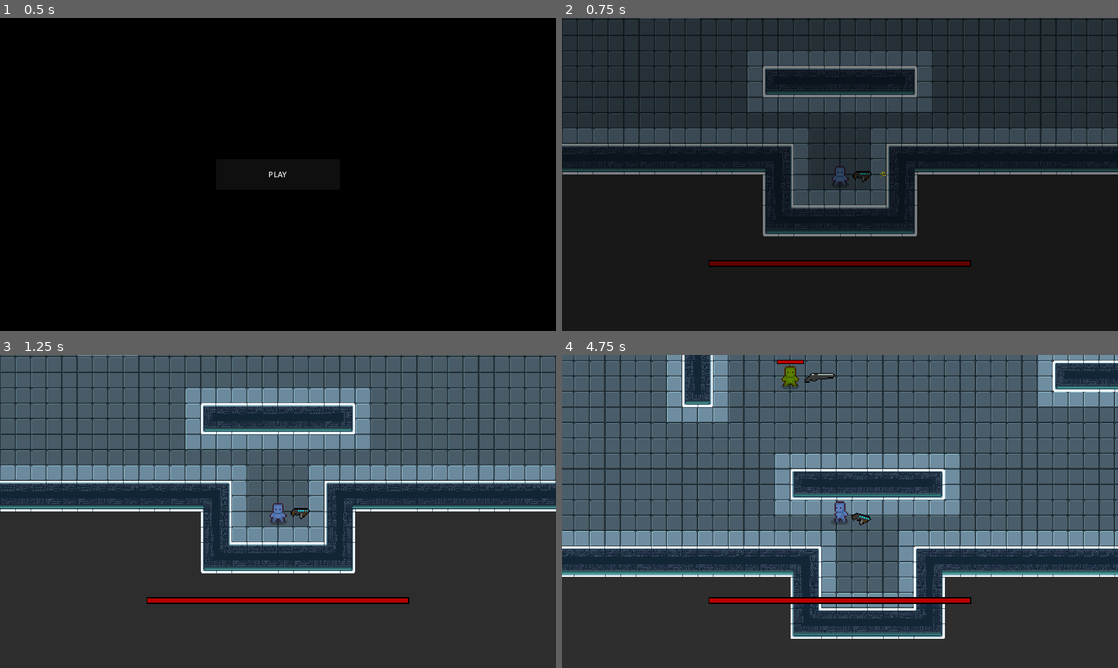
Above: before the commit, frames 1-4 (two rows, left to right).
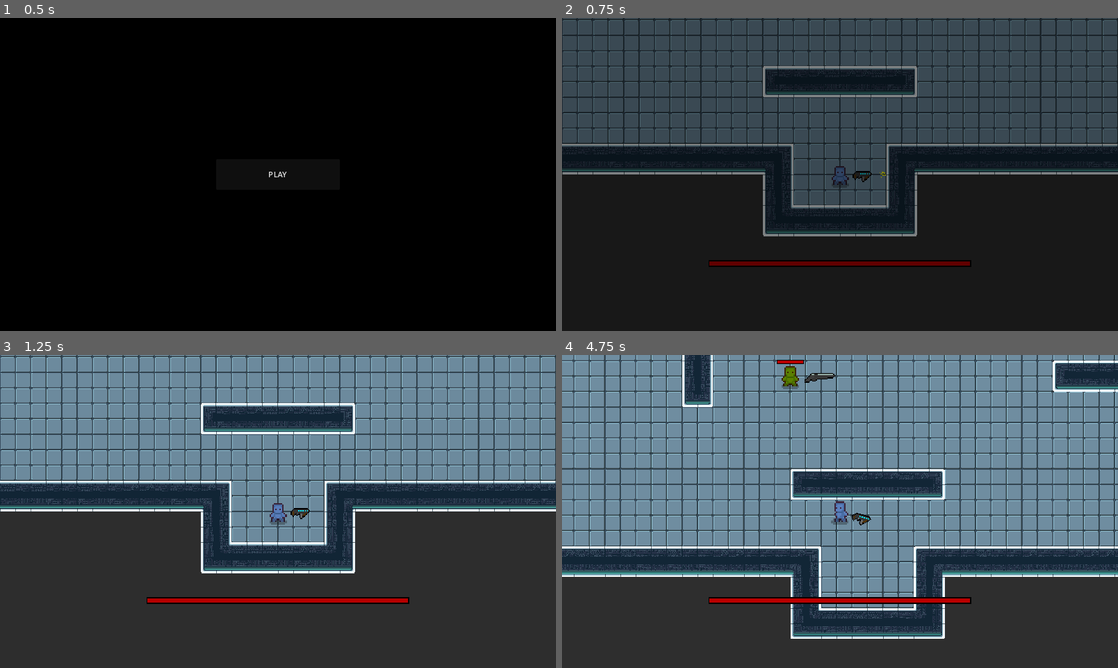
Above: after the commit, the same moments.

Repository: OverlordSock/Commander
Game: Godot game, scene res://scenes/world.tscn
Two runs of this game, one before a commit and one after it. Both use one fixed random seed, a clock stepped at 60 frames per second and the inputs below.
Inputs (mouse positions are in pixels of both pictures, inside the frame that each line leads up to):
- Up to frame 1 (0.5 s): no input
- Up to frame 2 (0.75 s): click "PLAY" at 0.5 s
- Up to frame 3 (1.25 s): no input
- Up to frame 4 (4.75 s): move the mouse to (962, 495) at 1.27 s; hold D (move_right) 1.28-2.03 s; tap 1 (select_pistol) at 1.35, 4.35 s; tap Enter at 2, 3.5 s; move the mouse to (728, 527) at 2.02 s; hold S (move_down) 2.03-2.78 s; tap 3 (select_shotgun) at 2.1 s; tap Space at 2.75 s; move the mouse to (895, 442) at 2.77 s; hold D (move_right) 2.78-3.53 s; tap 2 (select_smg) at 2.85 s; move the mouse to (812, 574) at 3.52 s; hold W (move_up) 3.53-4.28 s; click (812, 574) at 3.6 s; move the mouse to (1006, 558) at 4.27 s; hold A (move_left) from 4.28 s (still down)

Frame 1 is identical in both runs. In frame 2, 25% of the frame differs, in the area x 0-100%, y 0-55%; in frame 3, 29%; in frame 4, 43%, in the area x 0-100%, y 0-76%.

Commit message:
Fixed typos in Commander processing, resolved enemy identity persistence bugs, added provisions to export game to web build
As title

Diff:
--- a/scenes/enemy.tscn
+++ b/scenes/enemy.tscn
@@ -1346,7 +1346,6 @@
 path_desired_distance = 3.0
 target_desired_distance = 3.0
 path_postprocessing = 1
-debug_enabled = true
 
 [node name="IdleMovementTimeout" type="Timer" parent="."]
 wait_time = 3.0
--- a/scenes/enemy_stats.tscn
+++ b/scenes/enemy_stats.tscn
@@ -55,7 +55,7 @@
 offset_top = 256.0
 offset_right = 256.0
 offset_bottom = 288.0
-text = "Defensive Mutation"
+text = "Tactical Mutation"
 horizontal_alignment = 1
 
 [node name="tacticalTitle" type="Button" parent="TacticalLabel"]
--- a/scenes/player.tscn
+++ b/scenes/player.tscn
@@ -1333,7 +1333,7 @@
 offset_right = 150.0
 offset_bottom = 64.0
 scale = Vector2(0.75, 0.75)
-max_value = 300.0
+max_value = 500.0
 
 [node name="Hitbox" type="Area2D" parent="."]
 script = ExtResource("5_5qyrc")
--- a/scenes/world.tscn
+++ b/scenes/world.tscn
@@ -181,7 +181,6 @@
 1:3/0 = 0
 2:3/0 = 0
 3:3/0 = 0
-3:3/0/modulate = Color(0.662452, 0.662452, 0.662452, 1)
 3:3/0/terrain_set = 0
 3:3/0/terrain = 1
 3:3/0/navigation_layer_0/polygon = SubResource("NavigationPolygon_5oi7d")
--- a/scripts/commander_modules/commander.gd
+++ b/scripts/commander_modules/commander.gd
@@ -39,20 +39,27 @@
 
 # Function to evaluate the mutations of an enemy, or assign them if they do not have any
 func evaluateMutations(enemy, report):
+	var hasOffensive : bool = false
+	var hasDefensive : bool = false
 	if enemy.mutations.is_empty():
+		print("Empty mutations list")
 		assignFirstMutations(enemy, report)
 		return
-	elif enemy.mutations.count() < 3:
+	elif enemy.mutations.size() < 3:
 		# Enemy does not have one of each mutation and must be given a new one
 		# This will either be offensive or defensive as tactical is always assigned first
 		for mutation : Mutation in enemy.mutations:
 			# Check for an offensive or defensive mutation to determine which one is missing
 			if mutation.mutationType == "Offensive":
 				# Found an offensive mutation, add a defensive one
-				enemy.mutations.append(assignMutation("Defensive", report))
+				hasOffensive = true
 			elif mutation.mutationType == "Defensive":
 				# Found a defensive mutation, add an offensive one
-				enemy.mutations.append(assignMutation("Offensive", report))
+				hasDefensive = true
+		if hasOffensive and !hasDefensive:
+			enemy.mutations.append(assignMutation("Defensive", report))
+		elif !hasOffensive and hasDefensive:
+			enemy.mutations.append(assignMutation("Offensive", report))
 	# Enemy has three mutations, evaluate them
 	# BUG This will evaluate the new mutation, which has not had time to take effect and so it will likely be considered
 	# unsuccessful and pick a new variant, which is fine because the variant it has is not important yet
@@ -65,7 +72,7 @@
 			# Replace the mutation with a new mutation of the same type
 			enemy.mutations[mutationIndex] = assignMutation(mutation.mutationType, report)
 	var thirdMutation = "none"
-	if enemy.mutations.count() == 3:
+	if enemy.mutations.size() == 3:
 		thirdMutation = enemy.mutations[2].mutationName
 	print("Enemy ",enemy.enemyID," assigned ",enemy.mutations[0].mutationName,", ",
 	enemy.mutations[1].mutationName,", ", thirdMutation)
@@ -134,16 +141,21 @@
 
 # Function to check if the mutation an enemy has was successful in improving their performance
 func checkMutationSuccess(enemy : Enemy, mutation : Mutation, newReport : PerformanceReport):
+	print("Checking mutation success")
 	# If there are no performance reports from the last round, then this is the first round and there are no successful mutations
-	if lastRoundReports.is_empty(): return false
+	if lastRoundReports.is_empty():
+		return false
+		print("Empty reports")
 	else:
 		for oldReport in lastRoundReports:
+			print("Checking report")
 			# Find the report for this enemy from last round
 			if oldReport.enemyID == enemy.enemyID:
+				print("Matched enemy to old report")
 				# If the mutation in question if offensive, evaluate the damage the enemy did to the player
 				if mutation.mutationType == "Offensive":
 					# If the enemy improved the damage they dealt to the player, mutation is successful
-					if oldReport.damageDealtToPlayer < newReport.damageDealtToPlayer:
+					if newReport.damageDealtToPlayer > 50:
 						mutation.successful = true
 						return true
 				# If the mutation in question if defensive, evaluate if the enemy did the minimum reasonable damage to the player
@@ -167,10 +179,12 @@
 					elif mutation.mutationName == "Copycat":
 						# If the enemy has Copycat, they should make sure they are using the gun they were defeated
 						# with as Copycat does not have a success condition, and is always considered successful
+						mutation.successful = true
 						mutation.weapon = newReport.mostUsedPlayerGun
 						return true
-		# No successful mutation
-		return false
+				print("Mutation unsuccessful")
+				# No successful mutation
+				return false
 
 # Function to archive current round reports to lastRoundReports and clear thisRoundReports
 # Doing it this way is more memory efficient, reusing the same array references instead of making new ones
--- a/scripts/commander_modules/mutations/tactical/copycat.gd
+++ b/scripts/commander_modules/mutations/tactical/copycat.gd
@@ -5,7 +5,7 @@
 
 func _init() -> void:
 	self.mutationName = "Copycat"
-	self.mutationDescription = "Causes to match the player's most used gun"
+	self.mutationDescription = "Causes to enemy to match the player's most used gun"
 	self.mutationType = "Tactical"
 
 func apply(enemy : Enemy):
--- a/scripts/player.gd
+++ b/scripts/player.gd
@@ -13,7 +13,7 @@
 # Player stat variables
 const SPEED = 300.0
 var selectedWeapon = "Pistol"
-var playerHealth = 300
+var playerHealth = 500
 var invuln = false
 var dead = false
 
--- a/scripts/world.gd
+++ b/scripts/world.gd
@@ -28,9 +28,8 @@
 			enemies.append(child)
 	# Update enemy count
 	enemyCount = enemies.size()
-
 	# Reassign mutations to enemies
-	if !Commander.getBundles().is_empty() and enemies.size() < 0:
+	if !Commander.getBundles().is_empty() and enemies.size() > 0:
 		reassignMutations(enemies)
 
 # Function to reassign mutations to enemies
Binary file added: commandergameweb/index.apple-touch-icon.png
Not shown, added: commandergameweb/index.apple-touch-icon.png.import
Binary file added: commandergameweb/index.icon.png
Not shown, added: commandergameweb/index.icon.png.import
Binary file added: commandergameweb/index.png
Not shown, added: commandergameweb/index.png.import
Binary file added: coverImage.png
Not shown, added: coverImage.png.import
Not shown, added: CommanderGame.console.exe
Not shown, added: CommanderGame.exe
Not shown, added: CommanderGame.pck
Not shown, added: commandergameweb.zip
(and 5 more such lines)
